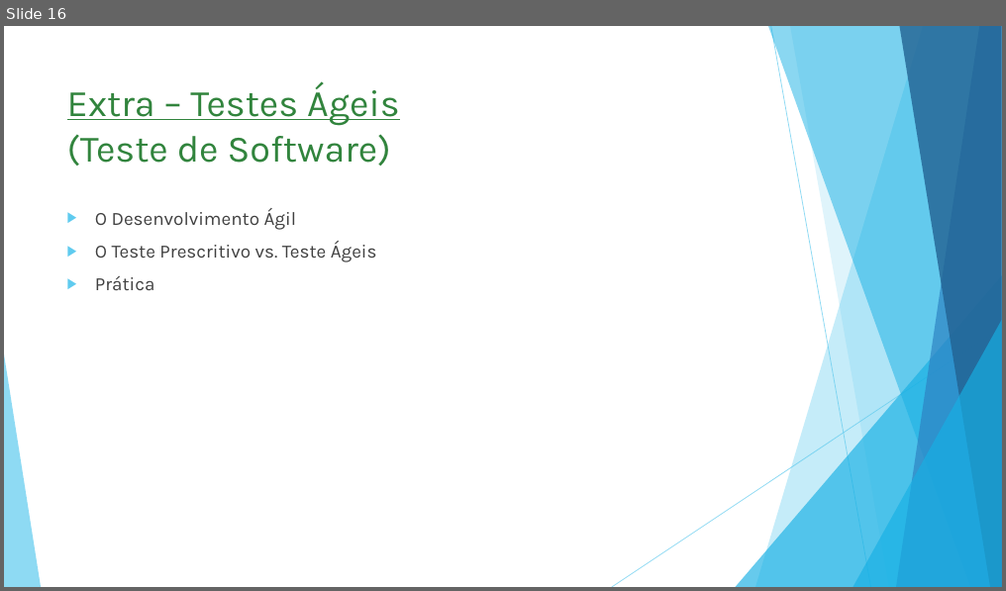
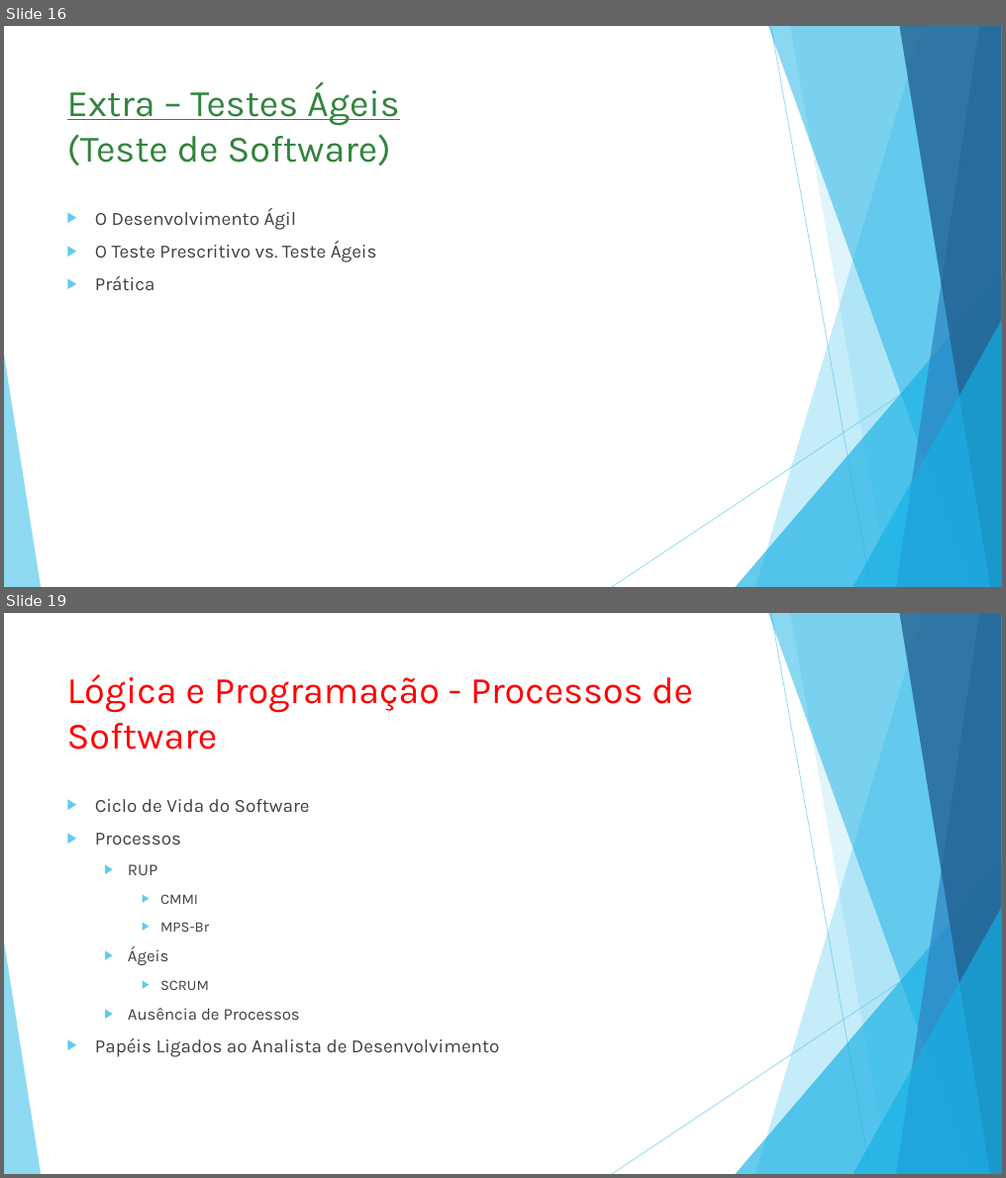
Before and after one commit to Fabricioultrasoft/consuti-net, a slide deck: F14 - Cursos de TI/Documentos/Planos de Ensino/Conteúdo dos Cursos.pptx. Shown one above the other, each under a label of ours: slide 16 before the commit, slides 16 and 19 after it; the slides between them are not shown. The pictures are 1006x591 and 1006x1178 pixels, drawn with LibreOffice and Linux fonts; fonts in the diff are those of the drawing. Boxes give left, top, right and bottom in pixels: in the first picture for what was removed or moved away, otherwise in the second. Text is boxed around its words. In the diff, an @@ line names an element or a change of style, - is before the commit and + after.

```diff
--- a/F14 - Cursos de TI/Documentos/Planos de Ensino/Conteúdo dos Cursos.pptx
+++ b/F14 - Cursos de TI/Documentos/Planos de Ensino/Conteúdo dos Cursos.pptx
@@ slide 19 added at (4, 613, 1002, 1174), background #FFFFFF; not listed: 10 template elements that a slide beside it also shows @@
@@ title added at (67, 674, 693, 750), 36 pt, text #FF0000 @@
+Lógica e Programação - Processos de Software
@@ text added at (95, 799, 500, 1058), 18 pt, text #404040 @@
+▶ Ciclo de Vida do Software
+▶ Processos
+  ▶ RUP
+    ▶ CMMI
+    ▶ MPS-Br
+  ▶ Ágeis
+    ▶ SCRUM
+  ▶ Ausência de Processos
+▶ Papéis Ligados ao Analista de Desenvolvimento
```
Also in this commit, not shown: 1 slide changed, 2 other slides added, 18 other files.
